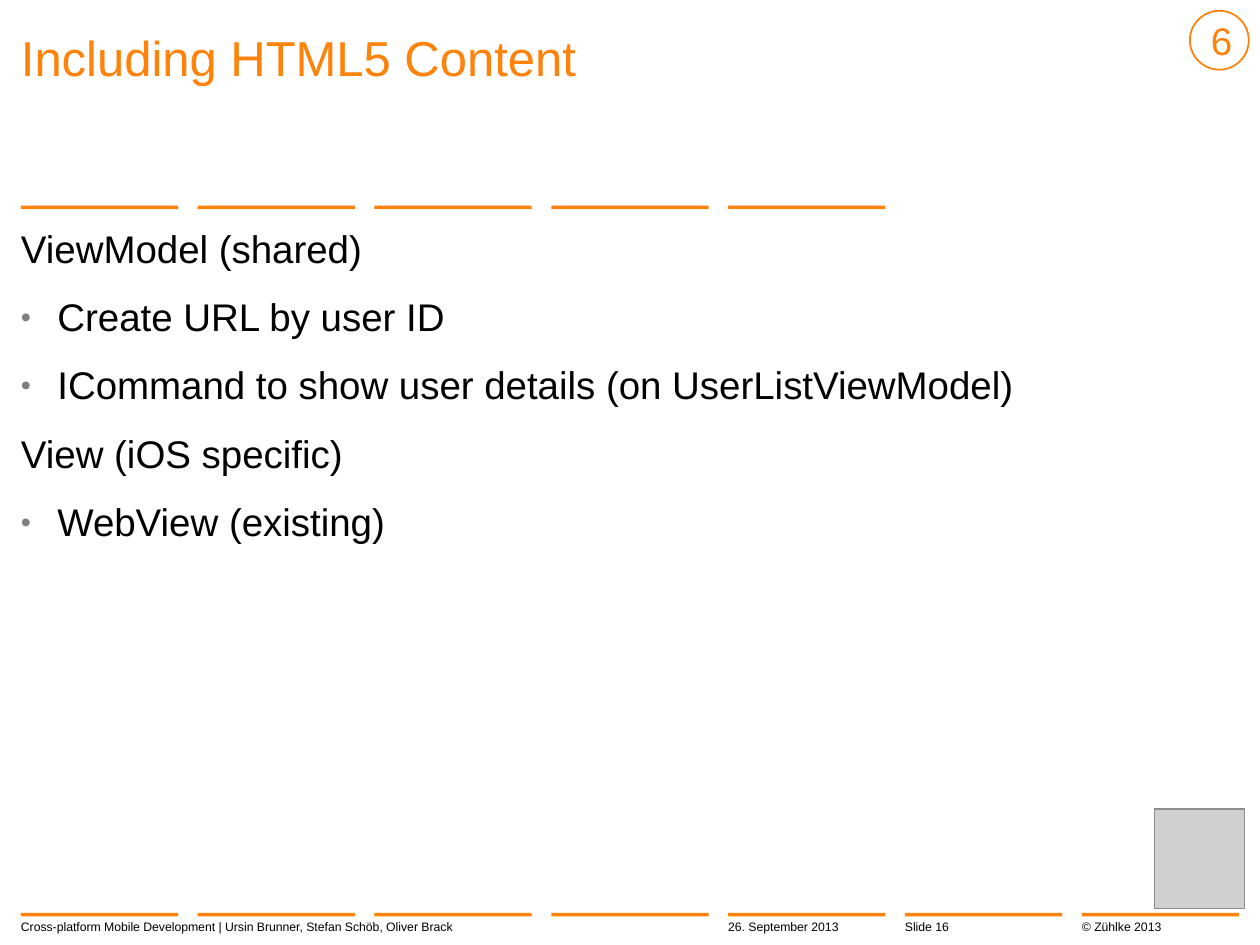
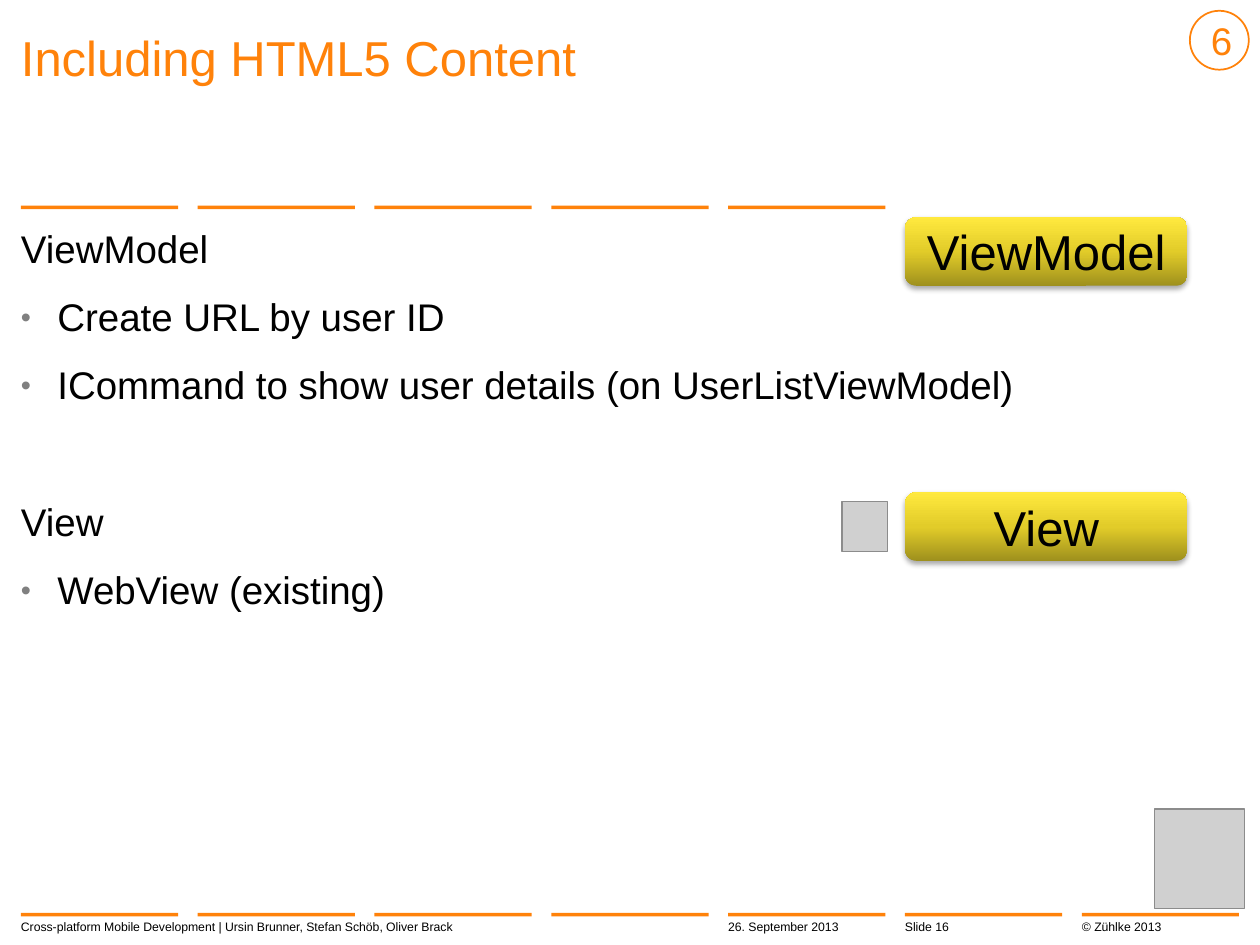
Before and after one commit to brunnurs/zxm, a slide deck: slide 16 of docs/13-09-26 Cross-platform mobile development with C#.pptx. Drawn at 1260x945 pixels with LibreOffice and Linux fonts; fonts in the diff are those of the drawing; grey boxes stand for pictures; background and template pictures are left out. Boxes give left, top, right and bottom in pixels: in the first picture for what was removed or moved away, otherwise in the second. Text is boxed around its words. In the diff, an @@ line names an element or a change of style, - is before the commit and + after.

```diff
--- a/docs/13-09-26 Cross-platform mobile development with C#.pptx
+++ b/docs/13-09-26 Cross-platform mobile development with C#.pptx
@@ text at (x1=21, y1=235, x2=208, y2=264): text changed @@
-ViewModel (shared)
+ViewModel
@@ rounded rectangle added at (x1=905, y1=217, x2=1187, y2=286), fill gradient #9F901D to #E2CD2A to #FFE93F, 28 pt, text #000000 @@
+ViewModel
@@ text at (x1=21, y1=508, x2=104, y2=537): text changed @@
-View (iOS specific)
+View
@@ picture added at (x1=842, y1=501, x2=887, y2=551) @@
@@ rounded rectangle added at (x1=905, y1=493, x2=1187, y2=562), fill gradient #9F901D to #E2CD2A to #FFE93F, 28 pt, text #000000 @@
+View
```
Also in this commit, not shown: 4 other slides changed.
